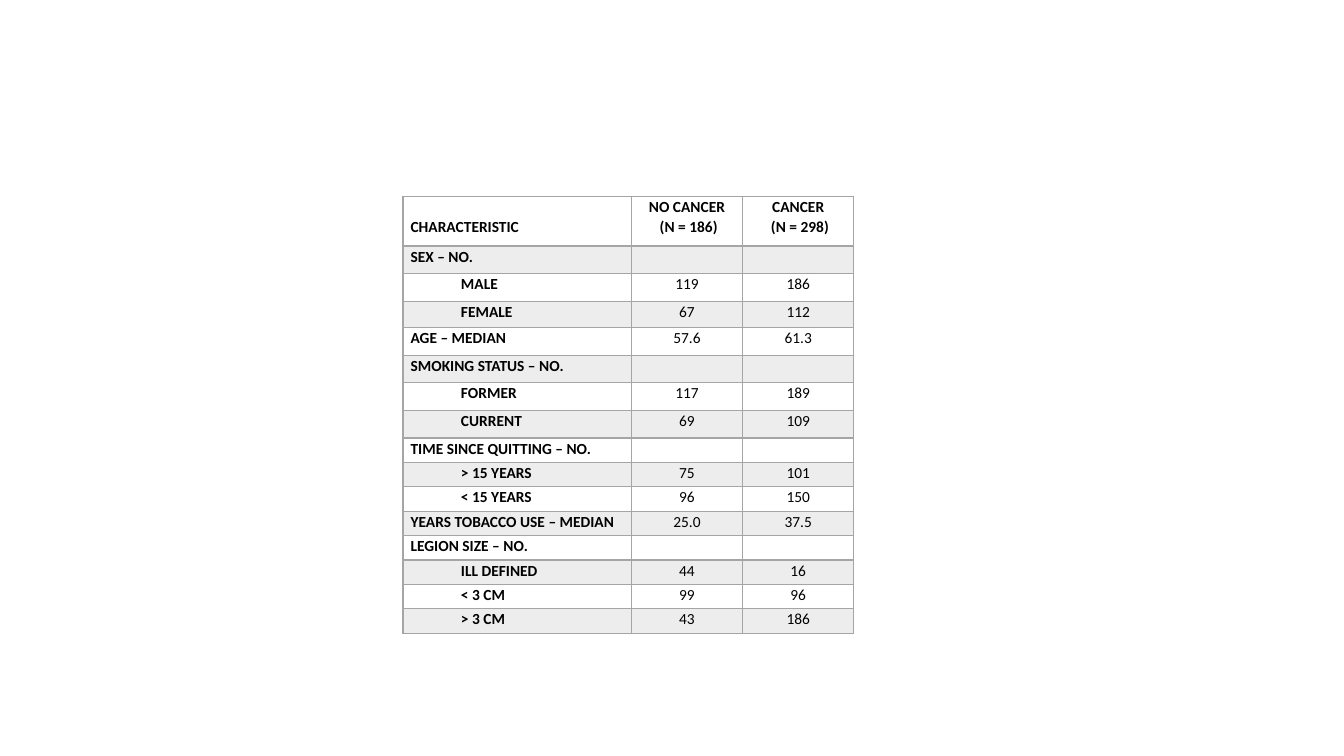
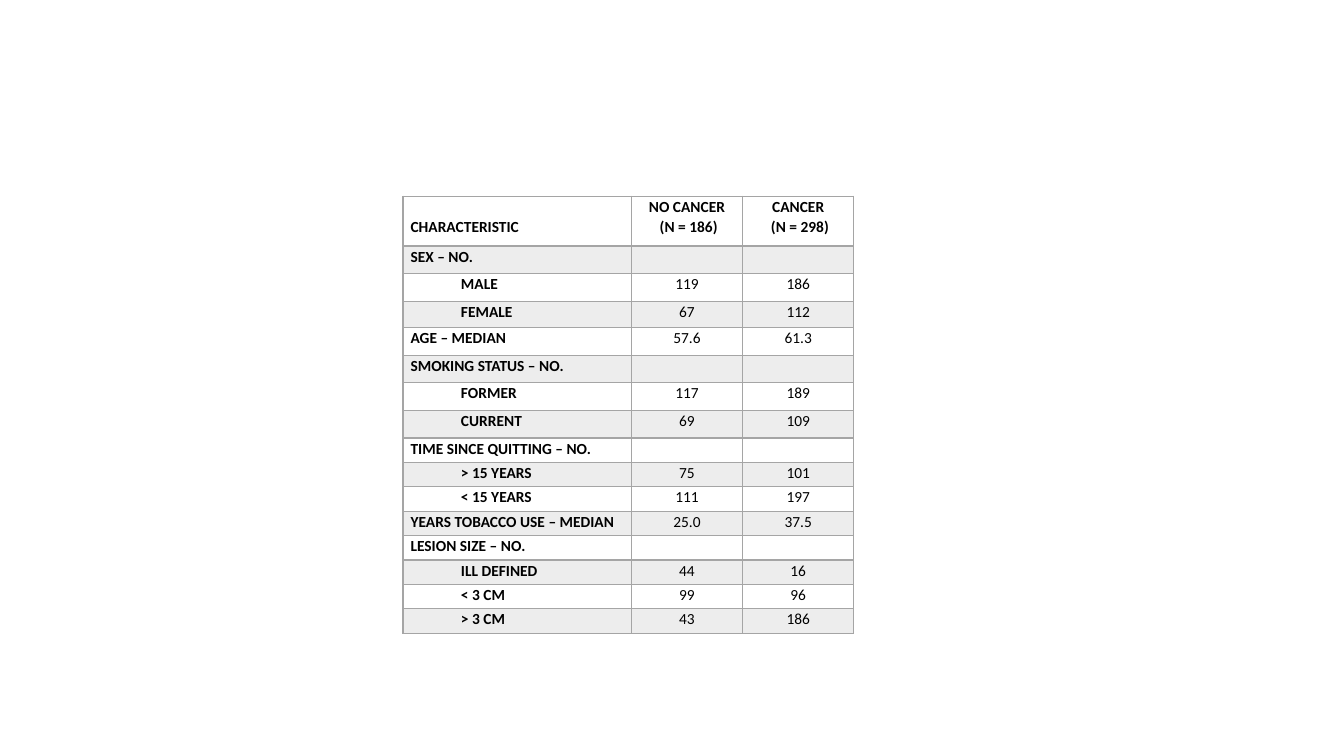
Before and after one commit to sfriedowitz/cs229_project, a slide deck: slide 1 of images/tables.pptx. Drawn at 1344x756 pixels with LibreOffice and Linux fonts; fonts in the diff are those of the drawing. Boxes give left, top, right and bottom in pixels: in the first picture for what was removed or moved away, otherwise in the second. Text is boxed around its words. In the diff, an @@ line names an element or a change of style, - is before the commit and + after.

```diff
--- a/images/tables.pptx
+++ b/images/tables.pptx
@@ table at (403,197,854,634) @@
-row 11, column 2: 96
+row 11, column 2: 111
-row 11, column 3: 150
+row 11, column 3: 197
-row 13, column 1: LEGION SIZE – NO.
+row 13, column 1: LESION SIZE – NO.
```
Also in this commit, not shown: 1 slide added, 4 other files.
